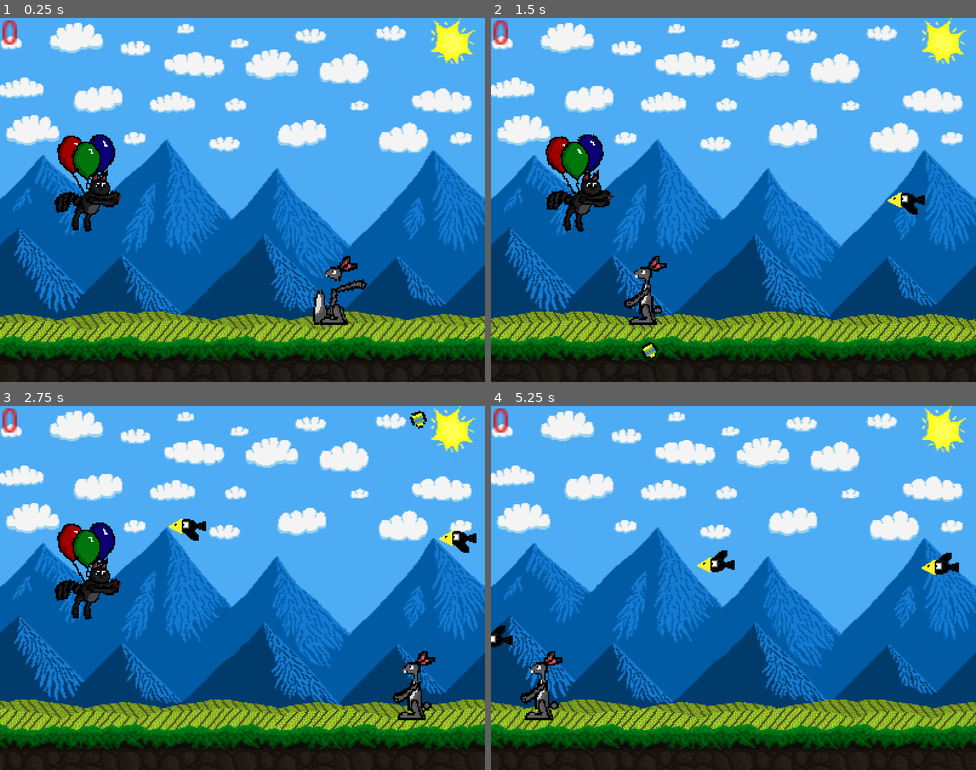
Above: before the commit, frames 1-4 (two rows, left to right).
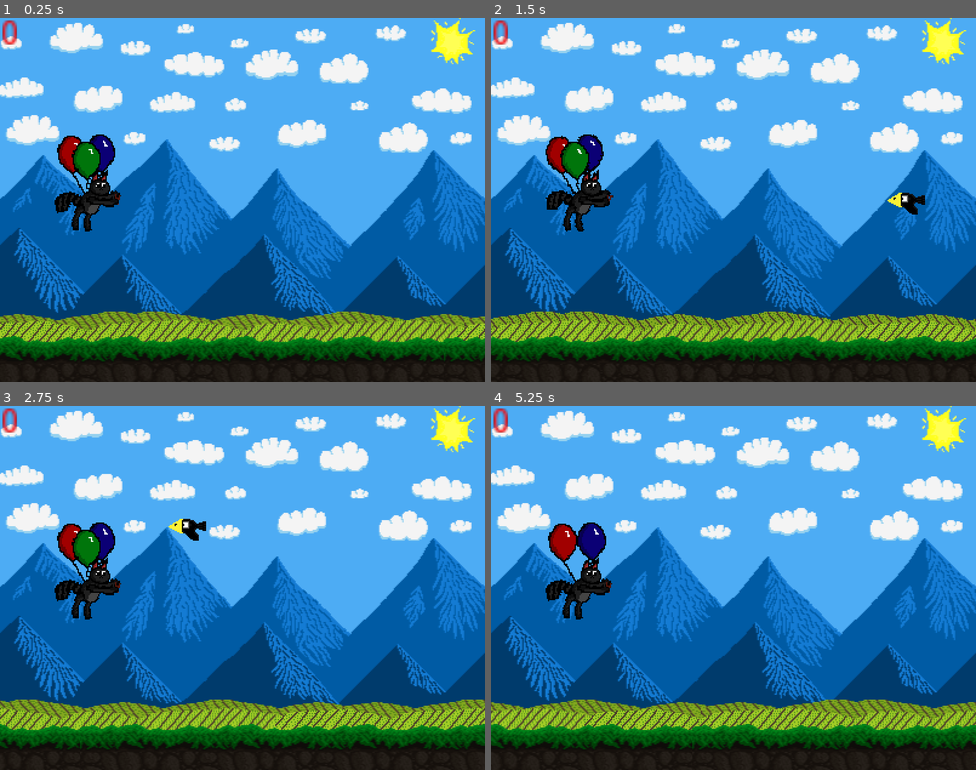
Above: after the commit, the same moments.

Repository: AldieNightStar/balloon_cat
Game: Godot game, scene res://Levels/Level01.tscn
Two runs of this game, one before a commit and one after it. Both use one fixed random seed, a clock stepped at 60 frames per second and the inputs below.
Inputs:
- Up to frame 1 (0.25 s): no input
- Up to frame 2 (1.5 s): no input
- Up to frame 3 (2.75 s): no input
- Up to frame 4 (5.25 s): no input

The runs differ from the first frame. In frame 1, 0.8% of the frame differs, in the area x 64-76%, y 65-85%; in frame 2, 0.8%; in frame 3, 1.1%; in frame 4, 3.3%, in the area x 0-97%, y 32-87%.

Commit message:
Camera shake and some silly errors fix

Diff:
--- a/Levels/Level01.tscn
+++ b/Levels/Level01.tscn
@@ -1,10 +1,9 @@
-[gd_scene load_steps=7 format=2]
+[gd_scene load_steps=6 format=2]
 
 [ext_resource path="res://Objects/LevelHolder.tscn" type="PackedScene" id=1]
 [ext_resource path="res://Objects/Paralax/Paralax_Level1.tscn" type="PackedScene" id=2]
 [ext_resource path="res://Objects/ScenarioNode.tscn" type="PackedScene" id=3]
 [ext_resource path="res://Objects/Raven.tscn" type="PackedScene" id=4]
-[ext_resource path="res://Objects/Rabbit.tscn" type="PackedScene" id=5]
 
 [sub_resource type="GDScript" id=1]
 script/source = "extends Area2D
@@ -20,7 +19,7 @@
 position = Vector2( 198.227, 148.181 )
 speed = 2
 
-[node name="Paralax_Level1" parent="." instance=ExtResource( 2 )]
+[node name="parallax" parent="." instance=ExtResource( 2 )]
 position = Vector2( 1, 0 )
 
 [node name="Scenarios" type="Node2D" parent="."]
@@ -31,23 +30,5 @@
 
 [node name="Enemies" type="Node2D" parent="."]
 
-[node name="Raven_kinema" parent="Enemies" instance=ExtResource( 4 )]
+[node name="Raven" parent="Enemies" instance=ExtResource( 4 )]
 position = Vector2( 562.197, 135.512 )
-
-[node name="Raven_kinema3" parent="Enemies" instance=ExtResource( 4 )]
-position = Vector2( 785.115, 145.801 )
-
-[node name="Raven_kinema2" parent="Enemies" instance=ExtResource( 4 )]
-position = Vector2( 967.419, 137.317 )
-
-[node name="Raven_kinema4" parent="Enemies" instance=ExtResource( 4 )]
-position = Vector2( 1152.48, 139.265 )
-
-[node name="Raven_kinema5" parent="Enemies" instance=ExtResource( 4 )]
-position = Vector2( 1384.3, 160.693 )
-
-[node name="Rabbit" parent="." instance=ExtResource( 5 )]
-position = Vector2( 307.137, 226.133 )
-
-[node name="Rabbit2" parent="." instance=ExtResource( 5 )]
-position = Vector2( 671.416, 231.977 )
--- a/Objects/Cat.tscn
+++ b/Objects/Cat.tscn
@@ -77,7 +77,6 @@
 			fire_down()
 	var c = move_and_collide(Vector2(xMove, yMove))
 
-
 func protect_positions():
 	if position.x > max_w:
 		position.x = max_w
--- a/Objects/LevelHolder.tscn
+++ b/Objects/LevelHolder.tscn
@@ -34,8 +34,7 @@
 func _physics_process(delta):
 	if _go:
 		position.x += speed
-	if Input.is_action_just_pressed(\"ui_end\"):
-		$clayer/Anim.play(\"Shaking\")
+
 func _cat_died():
 	emit_signal(\"died\")
 	stop()
@@ -51,13 +50,8 @@
 func change_sling(sling: Node2D):
 	$cat.change_sling(sling)
 
-
-
-
-
-
-
-
+func shake_camera():
+	$clayer/Anim.play(\"Camera_shake\")
 "
 
 [sub_resource type="GDScript" id=2]
@@ -72,7 +66,23 @@
 "
 
 [sub_resource type="Animation" id=3]
-resource_name = "Score_Update"
+resource_name = "Camera_shake"
+length = 0.5
+step = 0.01
+tracks/0/type = "value"
+tracks/0/path = NodePath("../camera:position")
+tracks/0/interp = 1
+tracks/0/loop_wrap = true
+tracks/0/imported = false
+tracks/0/enabled = true
+tracks/0/keys = {
+"times": PoolRealArray( 0, 0.05, 0.1, 0.15, 0.2, 0.25, 0.3, 0.34, 0.4, 0.45, 0.5 ),
+"transitions": PoolRealArray( 1, 1, 1, 1, 1, 1, 1, 1, 1, 1, 1 ),
+"update": 0,
+"values": [ Vector2( 0, 0 ), Vector2( 1, 0 ), Vector2( -1, 0 ), Vector2( 0, 1 ), Vector2( 0, -1 ), Vector2( 0, 0 ), Vector2( 1, 1 ), Vector2( 0, 1 ), Vector2( 1, -1 ), Vector2( 2, 0 ), Vector2( -3, 0 ) ]
+}
+
+[sub_resource type="Animation" id=4]
 length = 0.1
 step = 0.01
 tracks/0/type = "value"
@@ -88,33 +98,6 @@
 "values": [ Vector2( 1, 1 ), Vector2( 1.5, 1.5 ), Vector2( 1, 1 ) ]
 }
 
-[sub_resource type="Animation" id=4]
-resource_name = "Shaking"
-tracks/0/type = "value"
-tracks/0/path = NodePath("../camera:zoom")
-tracks/0/interp = 1
-tracks/0/loop_wrap = true
-tracks/0/imported = false
-tracks/0/enabled = true
-tracks/0/keys = {
-"times": PoolRealArray( 0, 0.3, 0.5, 0.7, 1 ),
-"transitions": PoolRealArray( 1, 1, 1, 1, 1 ),
-"update": 0,
-"values": [ Vector2( 1, 1 ), Vector2( 0.9, 0.9 ), Vector2( 1, 1 ), Vector2( 0.9, 0.9 ), Vector2( 1, 1 ) ]
-}
-tracks/1/type = "value"
-tracks/1/path = NodePath("Shaking:visible")
-tracks/1/interp = 1
-tracks/1/loop_wrap = true
-tracks/1/imported = false
-tracks/1/enabled = true
-tracks/1/keys = {
-"times": PoolRealArray( 0, 0.9, 1 ),
-"transitions": PoolRealArray( 1, 1, 1 ),
-"update": 1,
-"values": [ true, true, false ]
-}
-
 [sub_resource type="GDScript" id=5]
 script/source = "extends Area2D
 
@@ -170,23 +153,9 @@
 "_edit_use_anchors_": false
 }
 
-[node name="Shaking" type="Label" parent="clayer"]
-visible = false
-modulate = Color( 0.301961, 1, 0, 1 )
-margin_left = 0.857361
-margin_top = 24.8637
-margin_right = 47.8574
-margin_bottom = 38.8637
-rect_scale = Vector2( 1.5, 1 )
-text = "Lvl -> 1"
-clip_text = true
-__meta__ = {
-"_edit_use_anchors_": false
-}
-
 [node name="Anim" type="AnimationPlayer" parent="clayer"]
-anims/Score_Update = SubResource( 3 )
-anims/Shaking = SubResource( 4 )
+anims/Camera_shake = SubResource( 3 )
+anims/Score_Update = SubResource( 4 )
 
 [node name="camera" type="Camera2D" parent="."]
 scale = Vector2( 4.3337, 3.38059 )
--- a/Objects/Raven.tscn
+++ b/Objects/Raven.tscn
@@ -2,8 +2,6 @@
 
 [ext_resource path="res://assets/Enemy/raven1.png" type="Texture" id=2]
 [ext_resource path="res://assets/Enemy/raven2.png" type="Texture" id=4]
-
-
 
 [sub_resource type="GDScript" id=1]
 script/source = "extends KinematicBody2D
@@ -21,7 +19,7 @@
 var collis
 
 func _ready():
-	collis = get_node(\"Raven_Colis\")
+	collis = get_node(\"shape\")
 	min_pos_y = global_position.y - diapazone
 	max_pos_y = global_position.y + diapazone
 	fly()
@@ -34,8 +32,8 @@
 		else:
 			_attack(c.collider)
 	if dead:
-		position.y += 5
-		rotation += 1
+		position.y += 2.5
+		rotation += .25
 	else:
 		_do_velocity()
 
@@ -58,9 +56,8 @@
 func damage(n):
 	hp -= n
 	if hp <= 0:
-		$Raven_Colis.disabled = true
+		collis.disabled = true
 		dead = true
-		collis.disabled = true
 
 "
 
@@ -75,10 +72,10 @@
 "speed": 2.0
 } ]
 
-[node name="Raven_kinema" type="KinematicBody2D"]
+[node name="Raven" type="KinematicBody2D"]
 script = SubResource( 1 )
 
-[node name="Raven_Colis" type="CollisionShape2D" parent="."]
+[node name="shape" type="CollisionShape2D" parent="."]
 position = Vector2( 1.4851, 2.05888 )
 scale = Vector2( 0.924356, 0.871277 )
 shape = SubResource( 2 )
